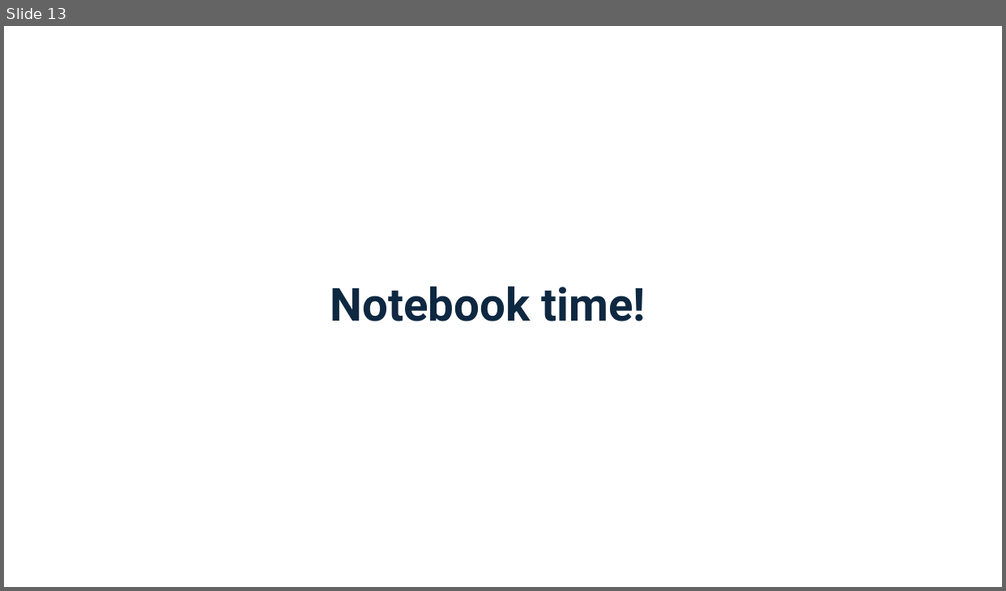
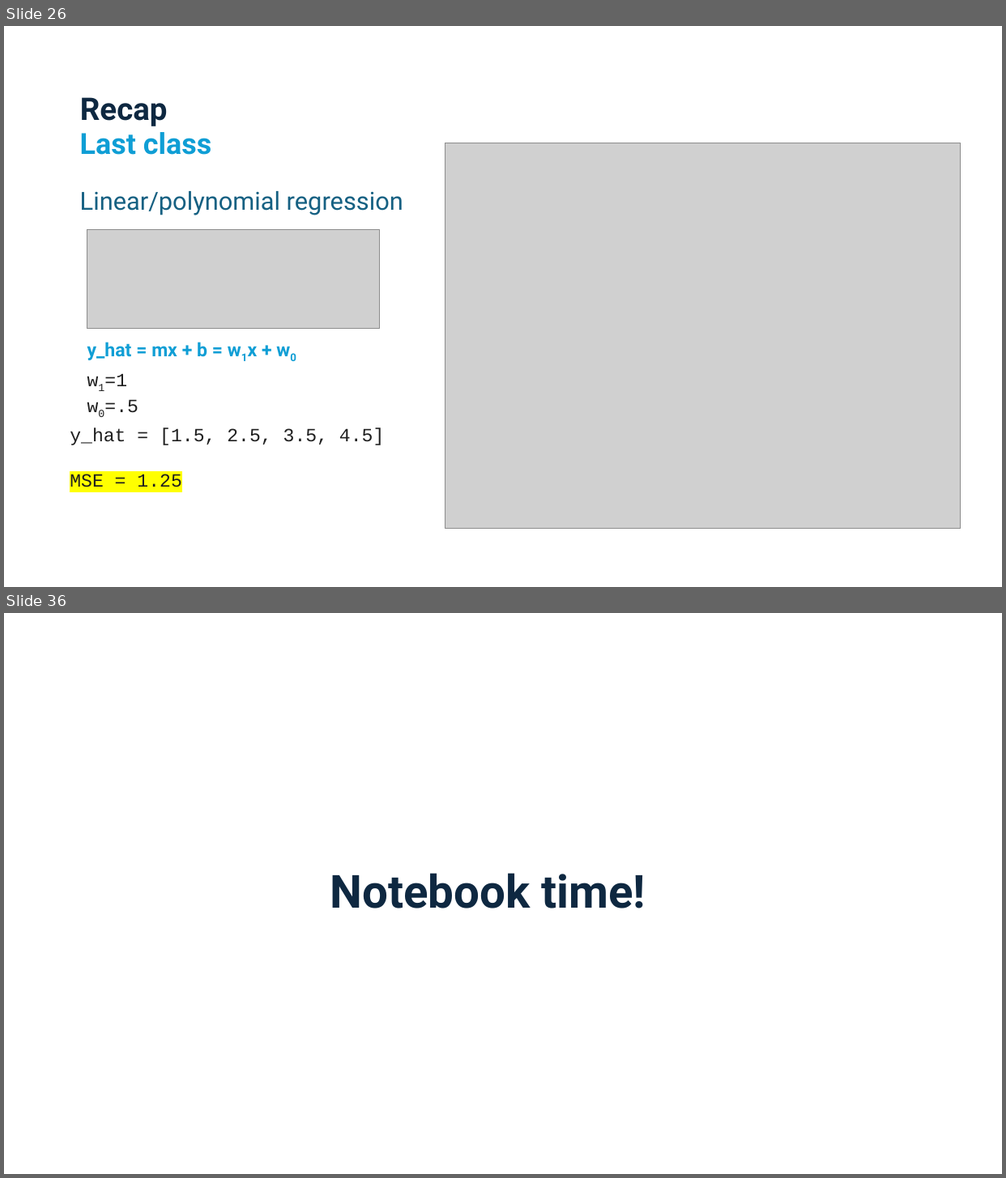
Before and after one commit to connordouglas10/DS-Tech-2025January, a slide deck: Modules/Module4/Slides 4.pptx. Shown one above the other, each under a label of ours: slide 13 before the commit, slides 26 and 36 after it; the slides between them are not shown. The pictures are 1006x591 and 1006x1178 pixels, drawn with LibreOffice and Linux fonts; fonts in the diff are those of the drawing; grey boxes stand for pictures. Boxes give left, top, right and bottom in pixels: in the first picture for what was removed or moved away, otherwise in the second. Text is boxed around its words. In the diff, an @@ line names an element or a change of style, - is before the commit and + after.

```diff
--- a/Modules/Module4/Slides 4.pptx
+++ b/Modules/Module4/Slides 4.pptx
@@ slide 26 added at (x1=4, y1=26, x2=1002, y2=587), background #FFFFFF @@
@@ title added at (x1=80, y1=97, x2=168, y2=126), 30 pt, text #0E2841, bold @@
+Recap
@@ text added at (x1=80, y1=132, x2=211, y2=155), 28 pt, text #0F9ED5, bold @@
+Last class
@@ picture added at (x1=445, y1=143, x2=961, y2=529) @@
@@ text added at (x1=80, y1=191, x2=403, y2=216), 24 pt, text #156082 @@
+Linear/polynomial regression
@@ picture added at (x1=87, y1=230, x2=380, y2=328) @@
@@ text added at (x1=87, y1=342, x2=207, y2=361), 18 pt, text #0F9ED5, bold @@
+y_hat = mx + b = w1x + w0
@@ text added at (x1=98, y1=384, x2=138, y2=413), 18 pt, text #1F1F1F @@
+w1=1
+w0=.5
@@ text added at (x1=70, y1=429, x2=384, y2=488), 18 pt, text #1F1F1F @@
+y_hat = [1.5, 2.5, 3.5, 4.5]
+MSE = 1.25
@@ what was slide 13 is now slide 36 @@
```
Also in this commit, not shown: 3 slides changed, 24 other slides added, 2 slides removed, 7 other files.
